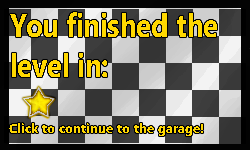
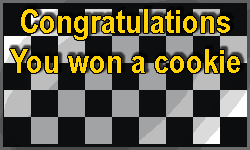
Comparing the layer stacks of the two 250x150 images. Changes:
added layer "Congratulations You won a cookie" above "Layer 28" over 10, 9, 240, 73
added layer "Layer 28" above "Layer 27" over 0, 0, 250, 150
added layer "Layer 27" above "Layer 6" over 4, 9, 247, 144
added layer "Layer 6" above "Group 1" over 0, 0, 250, 150
added group "Group 1" with 9 layers over 0, 0, 250, 150
hid "star-detail", moved it into group "Group 1" over 24, 90, 53, 117
hid "Layer 4", moved it into group "Group 1", painted on it over 17, 80, 86, 123
hid "Layer 0 copy", moved it into group "Group 1" over 0, 0, 250, 150
hid "Layer 2 copy", moved it into group "Group 1" over 17, 70, 40, 86
hid "star-shape", moved it into group "Group 1" over 22, 86, 55, 118
"Layer 0": opacity 100% → 16%, moved it into group "Group 1" over 0, 0, 250, 150
